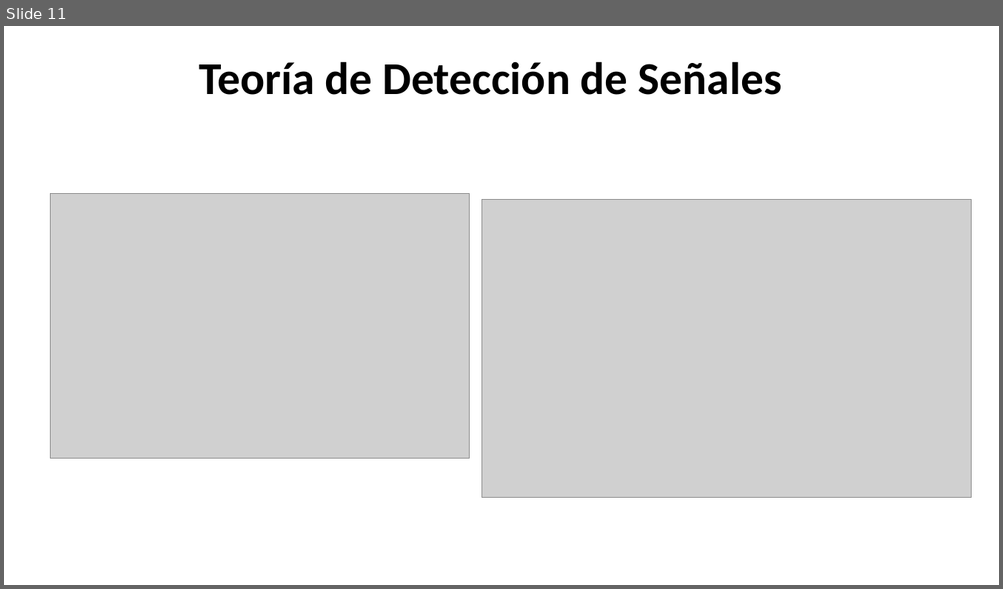
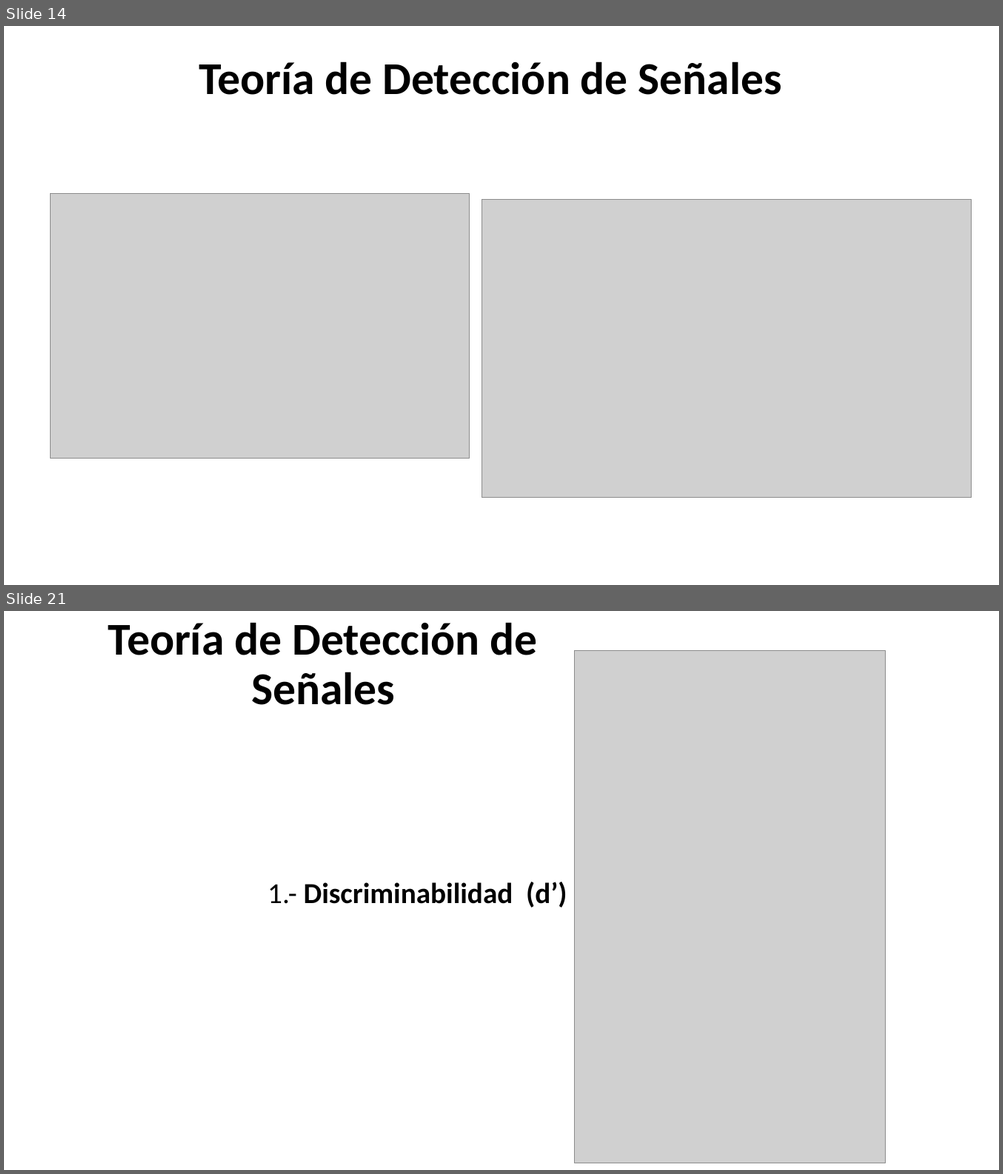
Before and after one commit to Adrifelcha/Adrifelcha, a slide deck: Tesis/Presentaciones/AMC_TDS.pptx. Shown one above the other, each under a label of ours: slide 11 before the commit, slides 14 and 21 after it; the slides between them are not shown. The pictures are 1003x589 and 1003x1174 pixels, drawn with LibreOffice and Linux fonts; fonts in the diff are those of the drawing; grey boxes stand for pictures. Boxes give left, top, right and bottom in pixels: in the first picture for what was removed or moved away, otherwise in the second. Text is boxed around its words. In the diff, an @@ line names an element or a change of style, - is before the commit and + after.

Commit message:
Presentacion Sabatina Detección de Señales

```diff
--- a/Tesis/Presentaciones/AMC_TDS.pptx
+++ b/Tesis/Presentaciones/AMC_TDS.pptx
@@ slide 21 added at (4,611,999,1170), background #FFFFFF @@
@@ title added at (108,622,538,705), 44 pt, text #000000, bold @@
+Teoría de Detección de Señales
@@ picture added at (575,650,885,1164) @@
@@ text added at (267,882,566,908), 28 pt, text #000000, bold @@
+1.- Discriminabilidad (d’)
@@ what was slide 11 is now slide 14 @@
```
Also in this commit, not shown: 11 other slides added, 1 slide removed, 1 other file.
